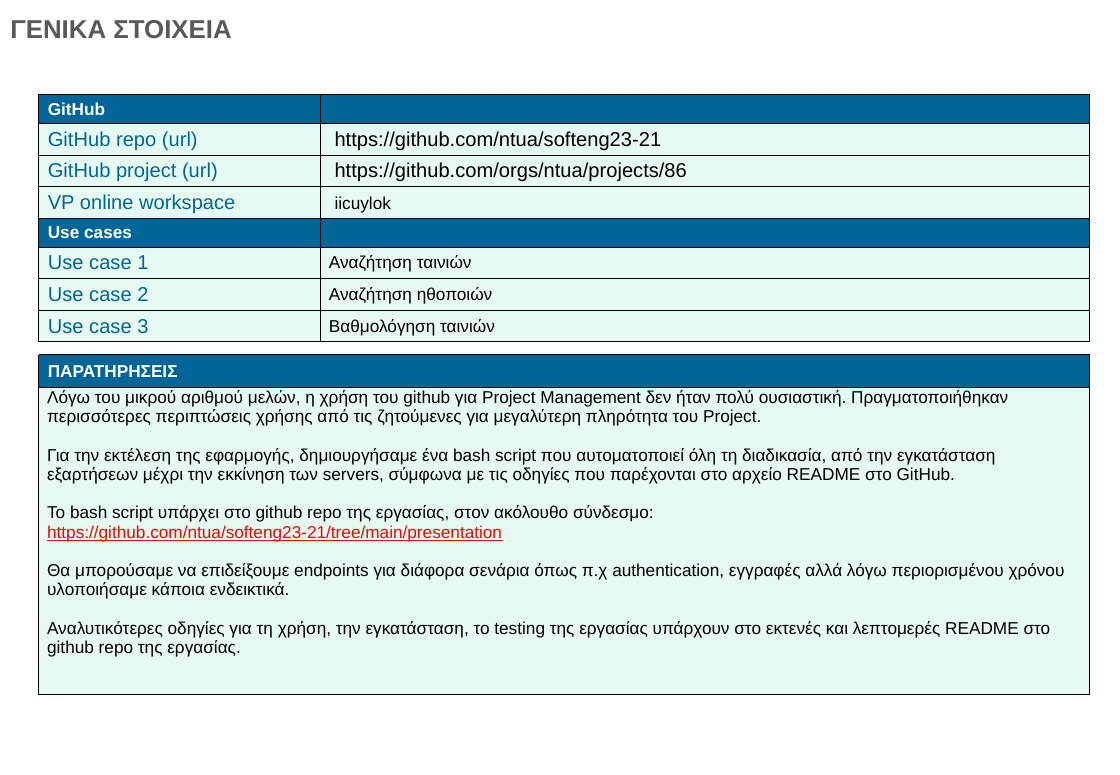
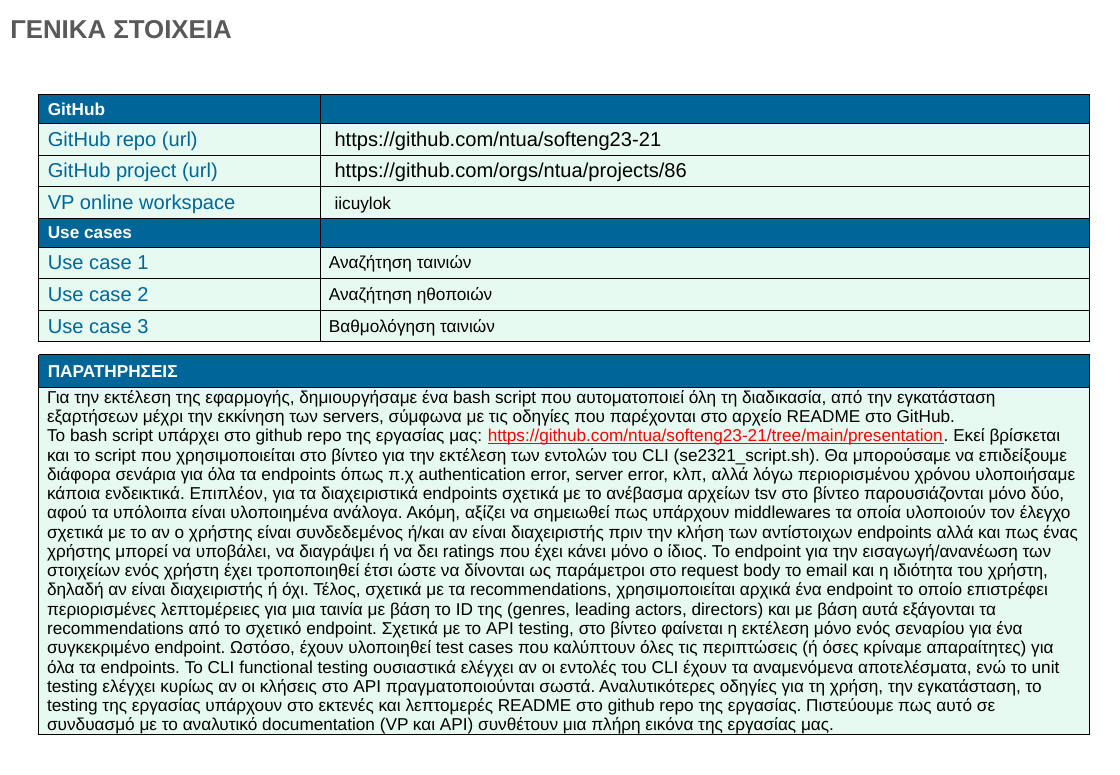
Before and after one commit to antonis7polo/SoftEng-Project, a slide deck: slide 3 of presentation/softeng_video_presentation.pptx. Drawn at 1120x775 pixels with LibreOffice and Linux fonts; fonts in the diff are those of the drawing. Boxes give left, top, right and bottom in pixels: in the first picture for what was removed or moved away, otherwise in the second. Text is boxed around its words. In the diff, an @@ line names an element or a change of style, - is before the commit and + after.

```diff
--- a/presentation/softeng_video_presentation.pptx
+++ b/presentation/softeng_video_presentation.pptx
@@ table at box(39, 356, 1090, 738) @@
-row 2, column 1: Λόγω του μικρού αριθμού μελών, η χρήση του github για Project Management δεν ήταν πολύ ουσιαστική. Πραγματοποιήθηκαν περισσότερες περιπτώσεις χρήσης από τις ζητούμενες για μεγαλύτερη πληρότητα του Project. / Για την εκτέλεση της εφαρμογής, δημιουργήσαμε ένα bash script που αυτοματοποιεί όλη τη διαδικασία, από την εγκατάσταση εξαρτήσεων μέχρι την εκκίνηση των servers, σύμφωνα με τις οδηγίες που παρέχονται στο αρχείο README στο GitHub. / Το bash script υπάρχει στο github repo της εργασίας, στον ακόλουθο σύνδεσμο: https://github.com/ntua/softeng23-21/tree/main/presentation / Θα μπορούσαμε να επιδείξουμε endpoints για διάφορα σενάρια όπως π.χ authentication, εγγραφές αλλά λόγω περιορισμένου χρόνου / υλοποιήσαμε κάποια ενδεικτικά. / Αναλυτικότερες οδηγίες για τη χρήση, την εγκατάσταση, το testing της εργασίας υπάρχουν στο εκτενές και λεπτομερές README στο github repo της εργασίας.
+row 2, column 1: Για την εκτέλεση της εφαρμογής, δημιουργήσαμε ένα bash script που αυτοματοποιεί όλη τη διαδικασία, από την εγκατάσταση εξαρτήσεων μέχρι την εκκίνηση των servers, σύμφωνα με τις οδηγίες που παρέχονται στο αρχείο README στο GitHub. / Το bash script υπάρχει στο github repo της εργασίας μας: https://github.com/ntua/softeng23-21/tree/main/presentation. Εκεί βρίσκεται και το script που χρησιμοποιείται στο βίντεο για την εκτέλεση των εντολών του CLI (se2321_script.sh). Θα μπορούσαμε να επιδείξουμε διάφορα σενάρια για όλα τα endpoints όπως π.χ authentication error, server error, κλπ, αλλά λόγω περιορισμένου χρόνου υλοποιήσαμε κάποια ενδεικτικά. Επιπλέον, για τα διαχειριστικά endpoints σχετικά με το ανέβασμα αρχείων tsv στο βίντεο παρουσιάζονται μόνο δύο, αφού τα υπόλοιπα είναι υλοποιημένα ανάλογα. Ακόμη, αξίζει να σημειωθεί πως υπάρχουν middlewares τα οποία υλοποιούν τον έλεγχο σχετικά με το αν ο χρήστης είναι συνδεδεμένος ή/και αν είναι διαχειριστής πριν την κλήση των αντίστοιχων endpoints αλλά και πως ένας χρήστης μπορεί να υποβάλει, να διαγράψει ή να δει ratings που έχει κάνει μόνο ο ίδιος. Το endpoint για την εισαγωγή/ανανέωση των στοιχείων ενός χρήστη έχει τροποποιηθεί έτσι ώστε να δίνονται ως παράμετροι στο request body το email και η ιδιότητα του χρήστη, δηλαδή αν είναι διαχειριστής ή όχι. Τέλος, σχετικά με τα recommendations, χρησιμοποιείται αρχικά ένα endpoint το οποίο επιστρέφει περιορισμένες λεπτομέρειες για μια ταινία με βάση το ID της (genres, leading actors, directors) και με βάση αυτά εξάγονται τα recommendations από το σχετικό endpoint. Σχετικά με το API testing, στο βίντεο φαίνεται η εκτέλεση μόνο ενός σεναρίου για ένα συγκεκριμένο endpoint. Ωστόσο, έχουν υλοποιηθεί test cases που καλύπτουν όλες τις περιπτώσεις (ή όσες κρίναμε απαραίτητες) για όλα τα endpoints. Το CLI functional testing ουσιαστικά ελέγχει αν οι εντολές του CLI έχουν τα αναμενόμενα αποτελέσματα, ενώ το unit testing ελέγχει κυρίως αν οι κλήσεις στο API πραγματοποιούνται σωστά. Αναλυτικότερες οδηγίες για τη χρήση, την εγκατάσταση, το testing της εργασίας υπάρχουν στο εκτενές και λεπτομερές README στο github repo της εργασίας. Πιστεύουμε πως αυτό σε συνδυασμό με το αναλυτικό documentation (VP και API) συνθέτουν μια πλήρη εικόνα της εργασίας μας.
```
